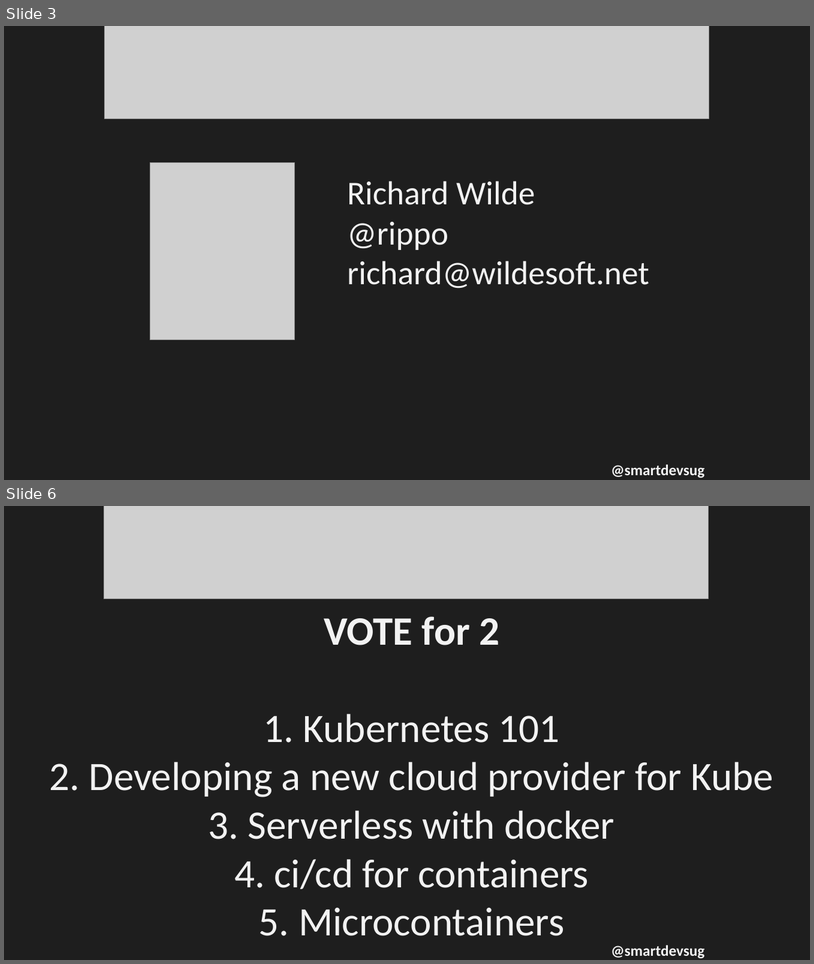
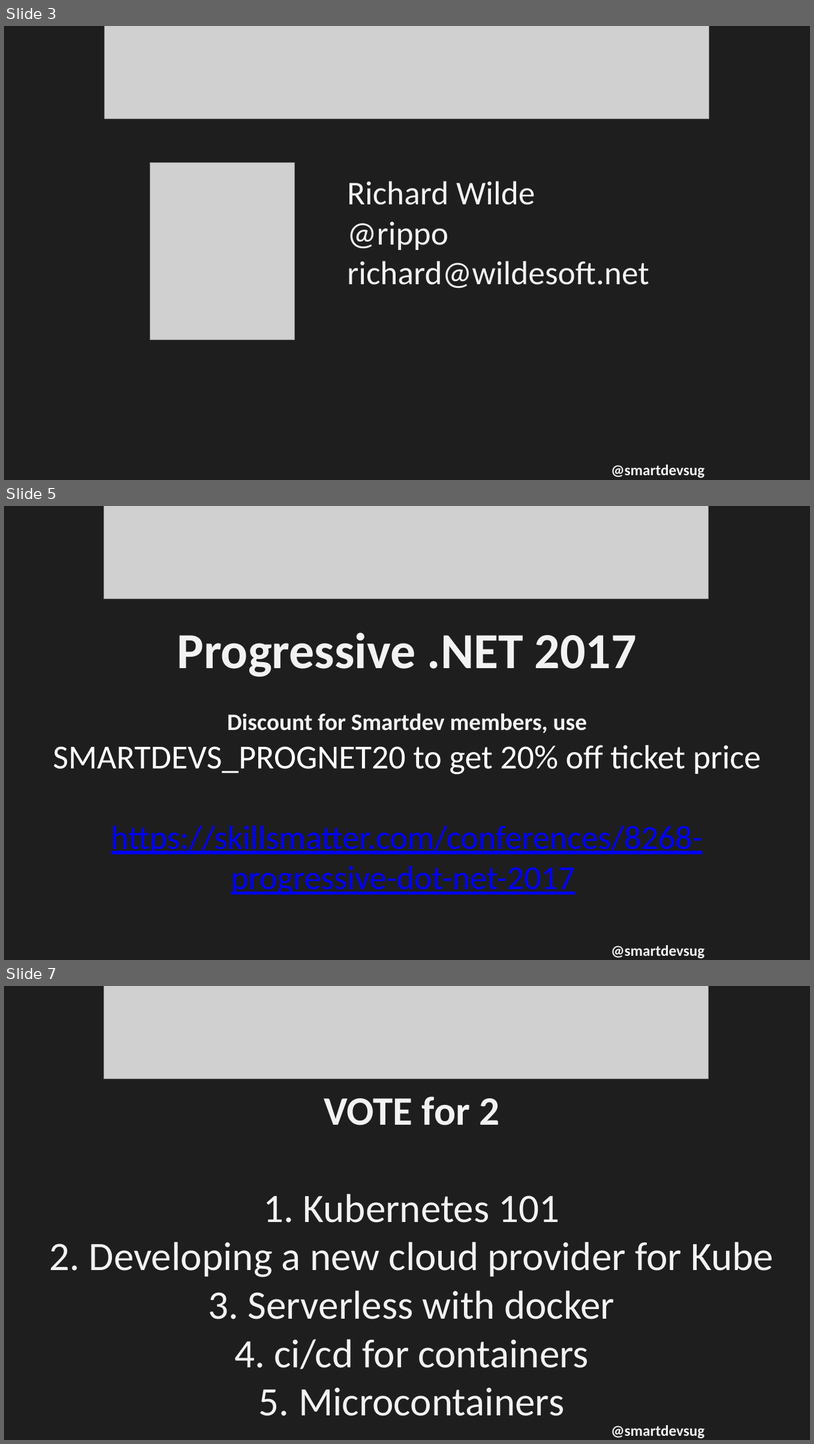
Before and after one commit to rippo/smartdevs, a slide deck: WelcomePresentation-SmartDevs.pptx. Shown one above the other, each under a label of ours: slides 3 and 6 before the commit, slides 3, 5 and 7 after it; the slides between them are not shown. The pictures are 814x964 and 814x1444 pixels, drawn with LibreOffice and Linux fonts; fonts in the diff are those of the drawing; grey boxes stand for pictures. Boxes give left, top, right and bottom in pixels: in the first picture for what was removed or moved away, otherwise in the second. Text is boxed around its words. In the diff, an @@ line names an element or a change of style, - is before the commit and + after.

Commit message:
Added progressive .net conf to Aug

```diff
--- a/WelcomePresentation-SmartDevs.pptx
+++ b/WelcomePresentation-SmartDevs.pptx
@@ slide 5 added at bbox=[4, 506, 810, 960], background #1E1E1E @@
@@ picture added at bbox=[104, 506, 709, 598] @@
@@ text added at bbox=[53, 633, 761, 895], 40 pt, text #0000FF @@
+Progressive .NET 2017
+Discount for Smartdev members, use
+SMARTDEVS_PROGNET20 to get 20% off ticket price
+https://skillsmatter.com/conferences/8268-progressive-dot-net-2017
@@ text added at bbox=[611, 945, 705, 958], 18 pt, text #F2F2F2, bold @@
+@smartdevsug
@@ what was slide 6 is now slide 7 @@
```
Also in this commit, not shown: 2 slides changed.
